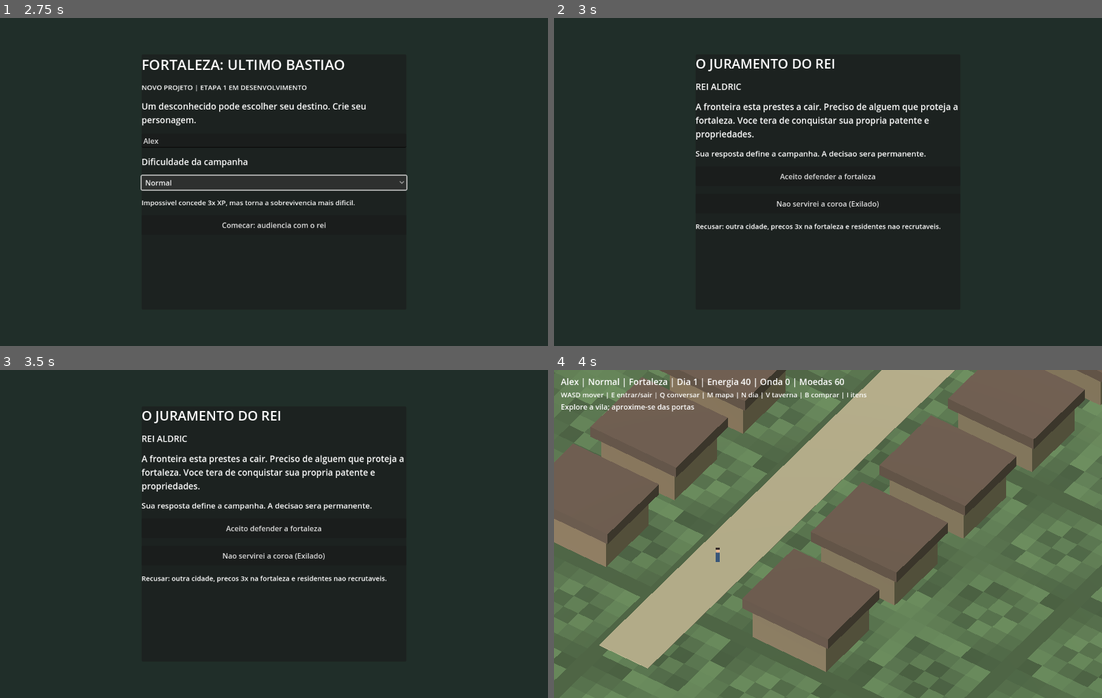
Above: before the commit, frames 1-4 (two rows, left to right).
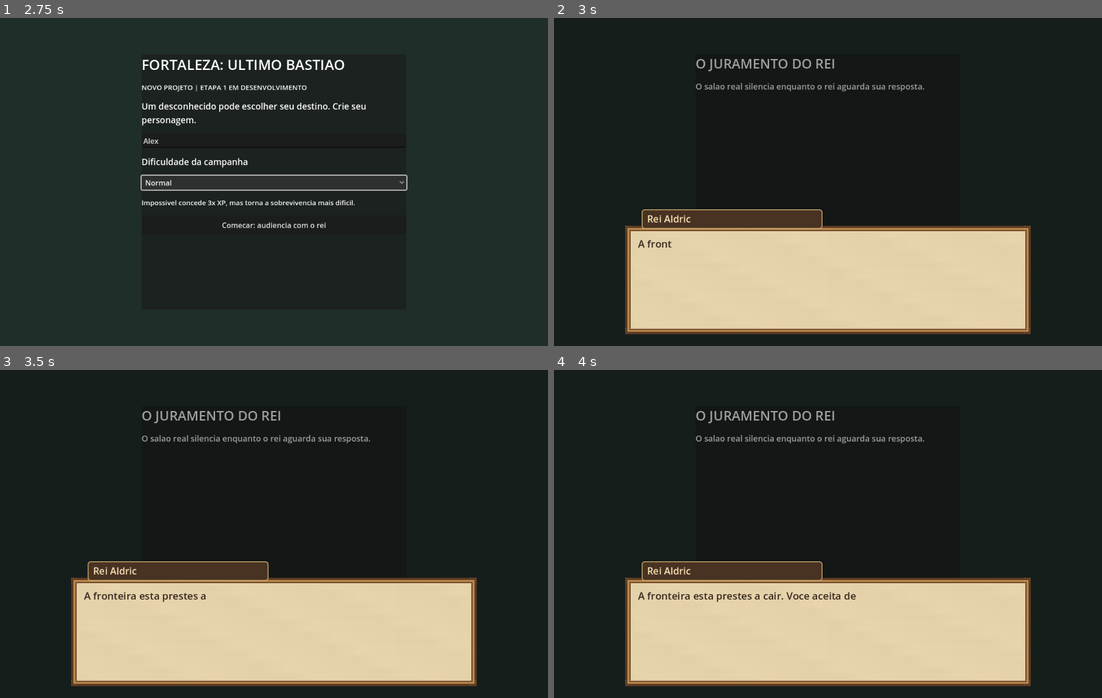
Above: after the commit, the same moments.

Repository: alexandre10227-afk/fortaleza-ultimo-bastiao
Game: Godot game, scene res://scenes/start.tscn
Same seed, same stepped clock (60 frames per second), same inputs: the game is played once before the commit and once after it.
Inputs (mouse positions are in pixels of both pictures, inside the frame that each line leads up to):
- Up to frame 1 (2.75 s): click (274, 139) at 0.52 s; type "Alex" at 0.6 s; click "Normal" at 1.25 s; click "Normal" at 2 s
- Up to frame 2 (3 s): click "Comecar: audiencia com o rei" at 2.75 s
- Up to frame 3 (3.5 s): no input
- Up to frame 4 (4 s): click (828, 527) at 3.5 s, where only the run before the commit has a clickable "Aceito defender a fortaleza"

Frame 1 is identical in both runs. In frame 2, 29% of the frame differs, in the area x 13-87%, y 12-97%; in frame 3, 29%; in frame 4, 100%, in the area x 0-100%, y 0-100%.
Error before the commit: Cannot call method 'get_children' on a null value. (res://scripts/world.gd:410)

Commit message:
feat(stage1): usar 9-slice e escolhas no prologo do rei

Diff:
--- a/novo_projeto/scripts/start.gd
+++ b/novo_projeto/scripts/start.gd
@@ -3,6 +3,7 @@
 var panel: VBoxContainer
 var name_input: LineEdit
 var difficulty_input: OptionButton
+var dialogue_ui: Control
 
 func _ready() -> void:
     var backdrop := ColorRect.new()
@@ -66,12 +67,18 @@
 func _show_audience() -> void:
     _clear()
     _label("O JURAMENTO DO REI", 29)
-    _label("REI ALDRIC", 19)
-    _label("A fronteira esta prestes a cair. Preciso de alguem que proteja a fortaleza. Voce tera de conquistar sua propria patente e propriedades.")
-    _label("Sua resposta define a campanha. A decisao sera permanente.", 17)
-    _button("Aceito defender a fortaleza", func(): _choose(true))
-    _button("Nao servirei a coroa (Exilado)", func(): _choose(false))
-    _label("Recusar: outra cidade, precos 3x na fortaleza e residentes nao recrutaveis.", 15)
+    _label("O salao real silencia enquanto o rei aguarda sua resposta.", 18)
+    if dialogue_ui == null:
+        dialogue_ui = preload("res://scripts/dialogue_panel.gd").new()
+        dialogue_ui.name = "DialoguePanel"
+        add_child(dialogue_ui)
+        dialogue_ui.choice_selected.connect(_on_royal_choice)
+    dialogue_ui.show_dialogue("Rei Aldric", "A fronteira esta prestes a cair. Voce aceita defender a fortaleza ou prefere seguir seu proprio destino?", ["Aceito defender a fortaleza.", "Nao servirei a coroa. Meu caminho e outro."])
+
+func _on_royal_choice(index: int) -> void:
+    if dialogue_ui != null:
+        dialogue_ui.close_dialogue()
+    _choose(index == 0)
 
 func _choose(protect: bool) -> void:
     GameState.choose_oath(protect)
